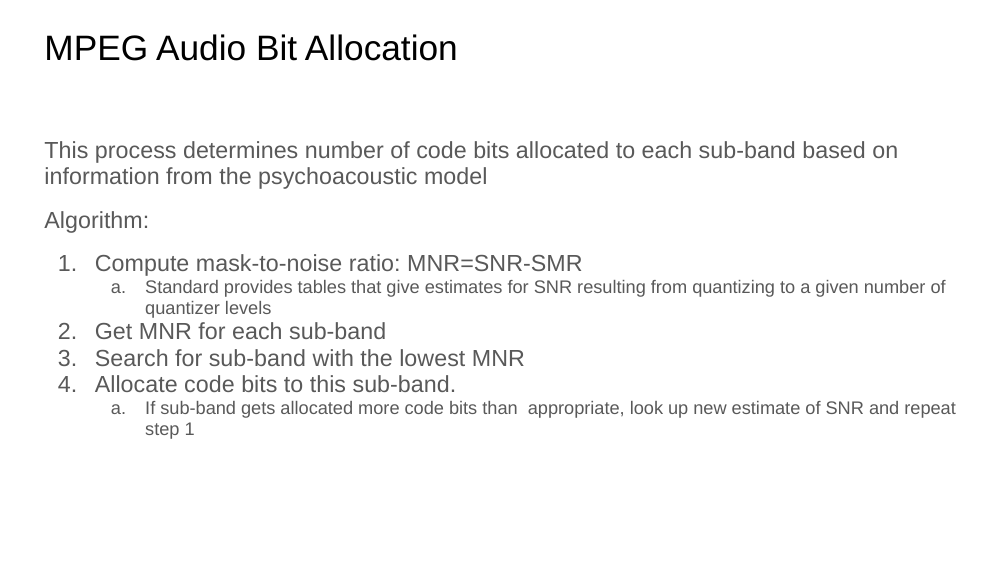
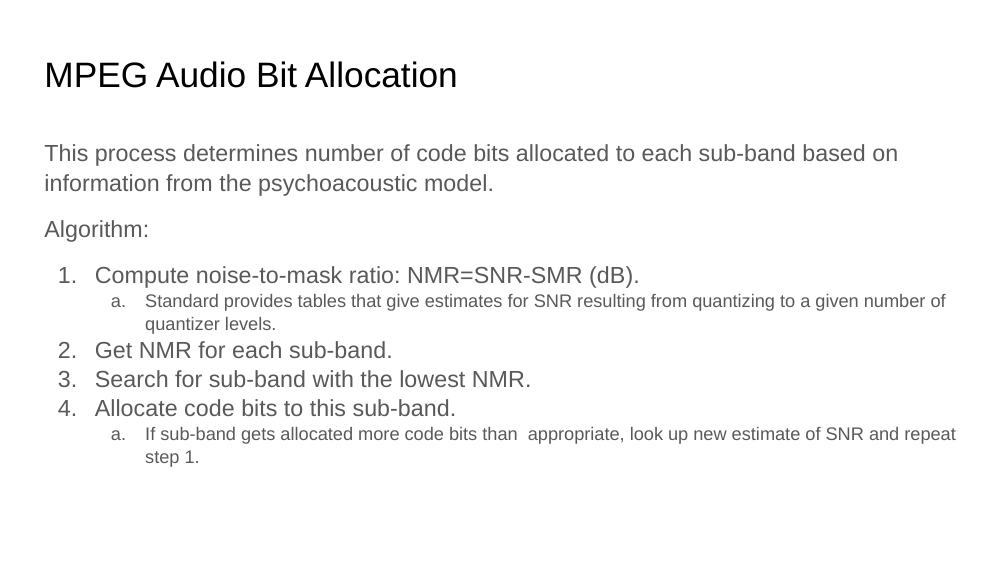
Before and after one commit to xserra/audio-coding-materials, a slide deck: slide 18 of lectures/4. Psychoacoustic principles.pptx (slide 16 before the commit). Drawn at 1008x567 pixels with LibreOffice and Linux fonts; fonts in the diff are those of the drawing. Boxes give left, top, right and bottom in pixels: in the first picture for what was removed or moved away, otherwise in the second. Text is boxed around its words. In the diff, an @@ line names an element or a change of style, - is before the commit and + after.

Commit message:
small changes

```diff
--- a/lectures/4. Psychoacoustic principles.pptx
+++ b/lectures/4. Psychoacoustic principles.pptx
@@ title "MPEG Audio Bit Allocation": place and size @@
-title "MPEG Audio Bit Allocation" at [44,34,458,61]
+title "MPEG Audio Bit Allocation" at [44,61,458,88]
@@ text at [44,144,898,196]: text changed @@
-This process determines number of code bits allocated to each sub-band based on information from the psychoacoustic model
+This process determines number of code bits allocated to each sub-band based on information from the psychoacoustic model.
@@ text at [44,220,457,416]: line spacing 0.95 to 1.05 @@
@@ text at [95,266,946,387]: text changed @@
-1. Compute mask-to-noise ratio: MNR=SNR-SMR
-  a. Standard provides tables that give estimates for SNR resulting from quantizing to a given number of quantizer levels
-2. Get MNR for each sub-band
-3. Search for sub-band with the lowest MNR
+1. Compute noise-to-mask ratio: NMR=SNR-SMR (dB).
+  a. Standard provides tables that give estimates for SNR resulting from quantizing to a given number of quantizer levels.
+2. Get NMR for each sub-band.
+3. Search for sub-band with the lowest NMR.
@@ text at [145,427,956,467]: text changed @@
-  a. If sub-band gets allocated more code bits than appropriate, look up new estimate of SNR and repeat step 1
+  a. If sub-band gets allocated more code bits than appropriate, look up new estimate of SNR and repeat step 1.
```
Also in this commit, not shown: 5 other slides changed, 3 slides added.
